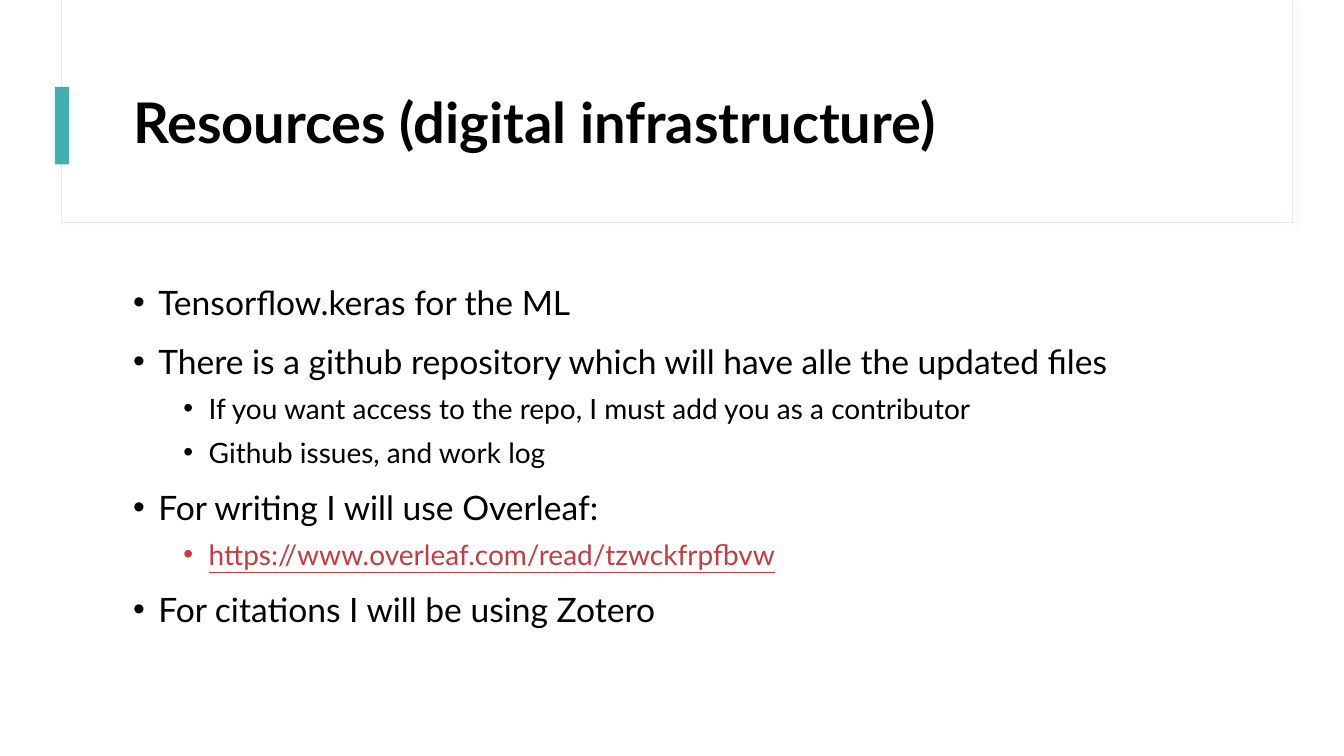
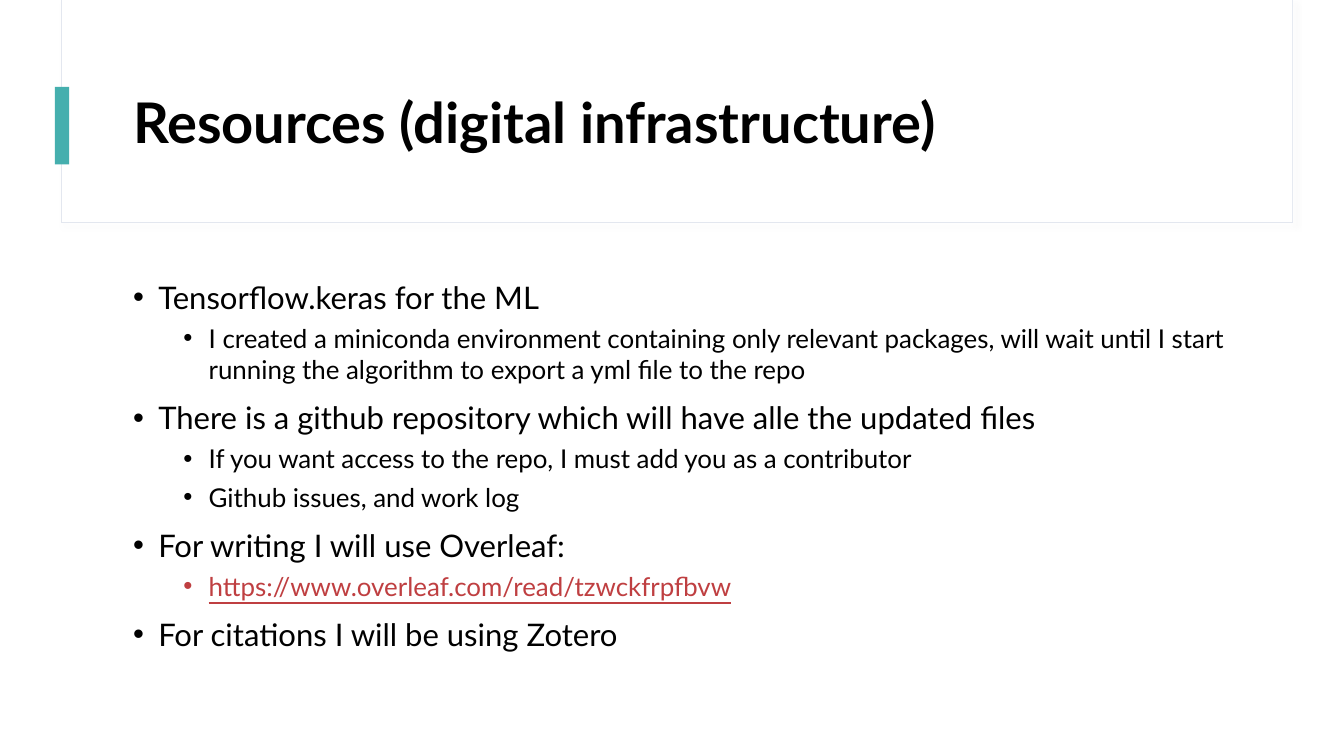
Before and after one commit to sjurmsc/MSC2023, a slide deck: slide 9 of Meeting Presentations/01.09.2022_Meeting.pptx (slide 7 before the commit). Drawn at 1344x756 pixels with LibreOffice and Linux fonts; fonts in the diff are those of the drawing. Boxes give left, top, right and bottom in pixels: in the first picture for what was removed or moved away, otherwise in the second. Text is boxed around its words. In the diff, an @@ line names an element or a change of style, - is before the commit and + after.

```diff
--- a/Meeting Presentations/01.09.2022_Meeting.pptx
+++ b/Meeting Presentations/01.09.2022_Meeting.pptx
@@ text at (158,286,1035,652): size 24 to 22.2 pt in "Tensorflow.keras for the ML", "There is a github repository which will ...", "For writing I will use Overleaf:", "For citations I will be using Zotero"; size 20 to 18.5 pt in "If you want access to the repo, ...", "Github issues, and work log", "https://www.overleaf.com/read/tzwckfrpfbvw"; line spacing 1.1 to 1 @@
@@ text at (209,329,1224,384): paragraph added @@
+  • I created a miniconda environment containing only relevant packages, will wait until I start running the algorithm to export a yml file to the repo
```
Also in this commit, not shown: 9 other slides changed, 4 slides added.
